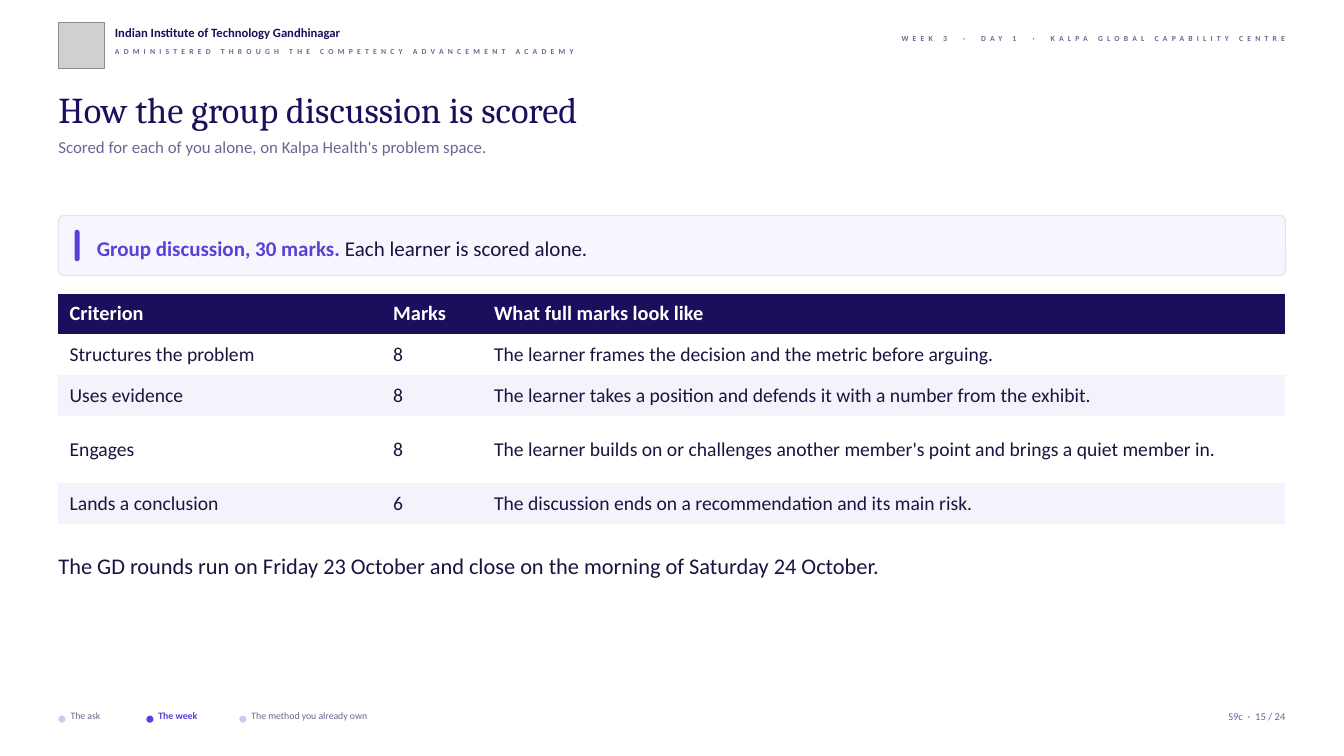
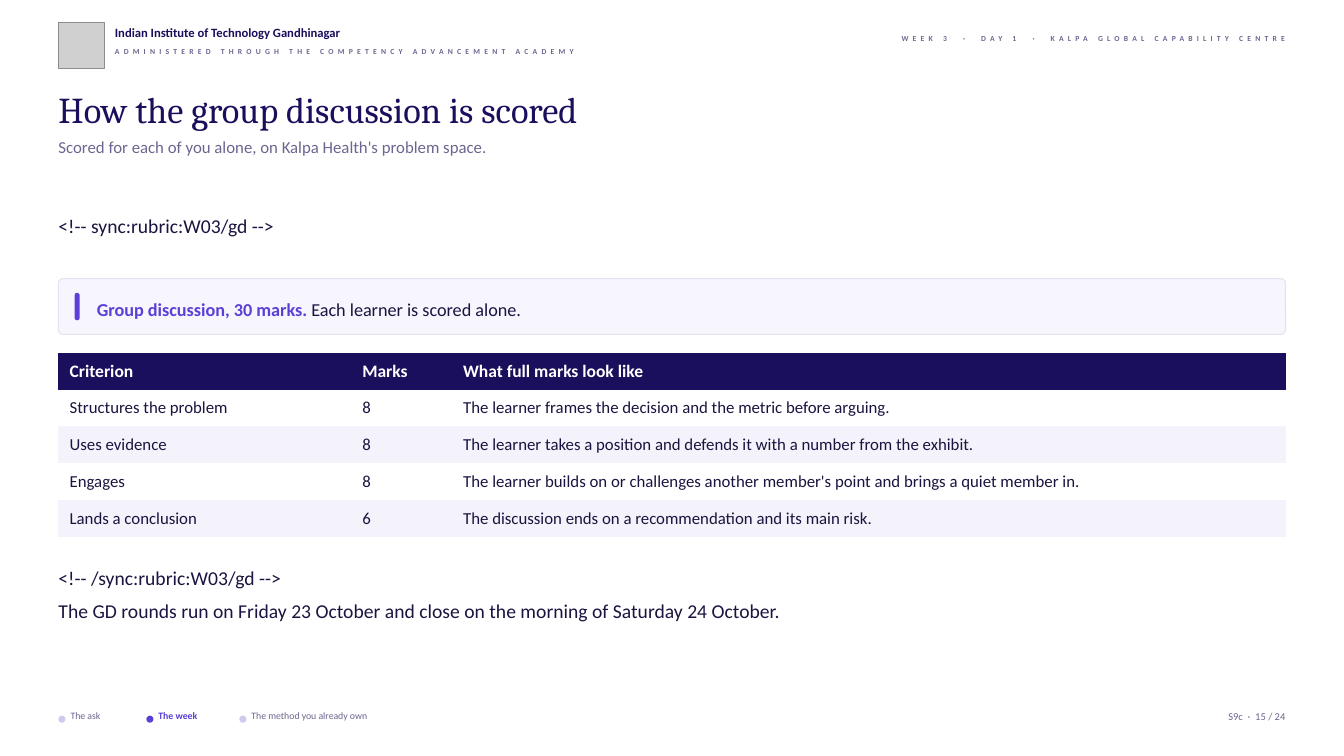
Before and after one commit to fde-academy-lab/c2-content-factory, a slide deck: slide 15 of content/W03/D1/slides/C2_W03_D01_introduction_STUDENT.pptx. Drawn at 1344x756 pixels with LibreOffice and Linux fonts; fonts in the diff are those of the drawing; grey boxes stand for pictures; background and template pictures are left out. Boxes give left, top, right and bottom in pixels: in the first picture for what was removed or moved away, otherwise in the second. Text is boxed around its words. In the diff, an @@ line names an element or a change of style, - is before the commit and + after.

```diff
--- a/content/W03/D1/slides/C2_W03_D01_introduction_STUDENT.pptx
+++ b/content/W03/D1/slides/C2_W03_D01_introduction_STUDENT.pptx
@@ text added at box(91, 219, 247, 237), 14 pt, text #1A1440 @@
+<!-- sync:rubric:W03/gd -->
@@ 2 rounded rectangles, 1 text: place and size @@
-2 rounded rectangles, 1 text at box(58, 216, 1286, 275)
+2 rounded rectangles, 1 text at box(58, 278, 1286, 334)
@@ text "Group discussion, 30 marks. Each ..." at box(97, 303, 521, 319): size 15 to 13 pt @@
@@ table at box(58, 353, 1286, 537) @@
@@ size 14.5 to 12.5 pt in "Criterion", "Marks", "What full marks look like" @@
@@ size 14 to 12 pt in "Structures the problem", "8", "The learner frames the decision and the ...", "Uses evidence" and 8 more places @@
@@ table: place and size @@
-table at box(58, 293, 1286, 524)
+table at box(58, 353, 1286, 537)
@@ text "<!-- /sync:rubric:W03/gd -->": place and size @@
-text "<!-- /sync:rubric:W03/gd -->" at box(58, 558, 878, 578)
+text "<!-- /sync:rubric:W03/gd -->" at box(58, 571, 780, 622)
@@ text at box(91, 571, 255, 589): paragraph added @@
+<!-- /sync:rubric:W03/gd -->
@@ text at box(58, 604, 780, 622): size 16 to 14 pt in "The GD rounds run on Friday 23 ..."; less space between paragraphs @@
```
Also in this commit, not shown: 7 other slides changed, 8 other files.
